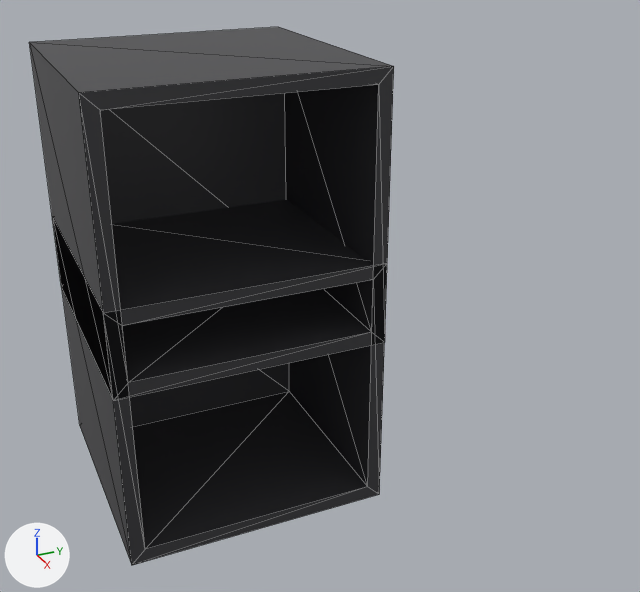
Renders of the glTF model public/models/event_pokal_regal_2.glb from each side of a commit.
Both versions are drawn from a 50 mm camera at (-0.023, -0.634, 2.44) aimed at (-1.128, -0.137, 1.887). The lights are fixed; the arrows at lower left show +X, +Y and +Z. The older version comes first. Mesh edges are drawn as thin lines. Vertices at exactly the same position are counted once.

Objects in the first picture: 'EventPokalRegal2'.
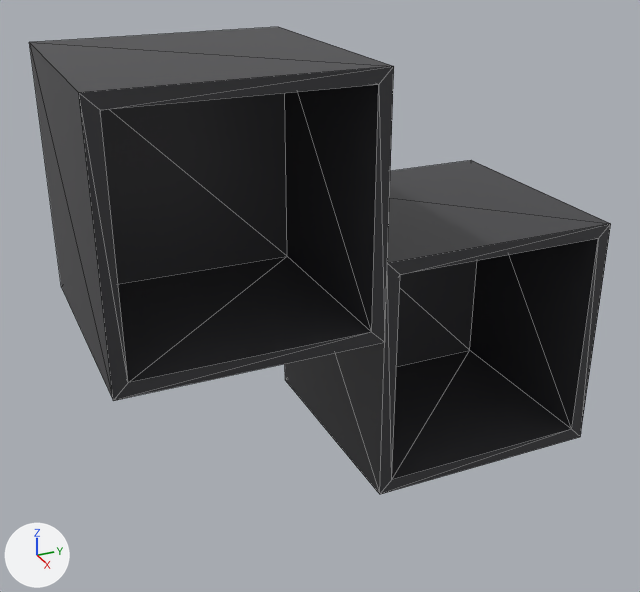
The newer file is also turned or shifted as a whole; pictures and numbers use the older file's frame.

Location of each change, (x1, y1, x2, y2) in pixels of the pictures (640 x 592 px; the box of a moved part takes in the faces that stretch with it):
'EventPokalRegal2', reshaped (59% wider, 13% shorter): before (29, 27, 394, 565); after (29, 27, 611, 494)
part 1 of me_cube_034, moved or reshaped: before (52, 199, 387, 565); after (285, 160, 611, 494)

Edits to the bpy script that builds the scene:
```text
Change me_cube_034:
    used by ob_eventpokalregal2; location = (0.0, 0.0, 0.0)
    remove me_cube_034.from_pydata(...)  # 32 vertices, 56 faces; spans x -1.329..-0.961, y -0.484..-0.116, z 1.632..2.251
    add me_cube_034.from_pydata(...)  # 32 vertices, 56 faces; spans x -1.329..-0.961, y -0.484..0.252, z 1.632..2.251
    me_cube_034 part 1: the loose piece of 16 vertices spanning x -1.329..-0.961, y -0.484..-0.116, z 1.632..1.999 is moved by (0.0, 0.368, 0.0)
```
